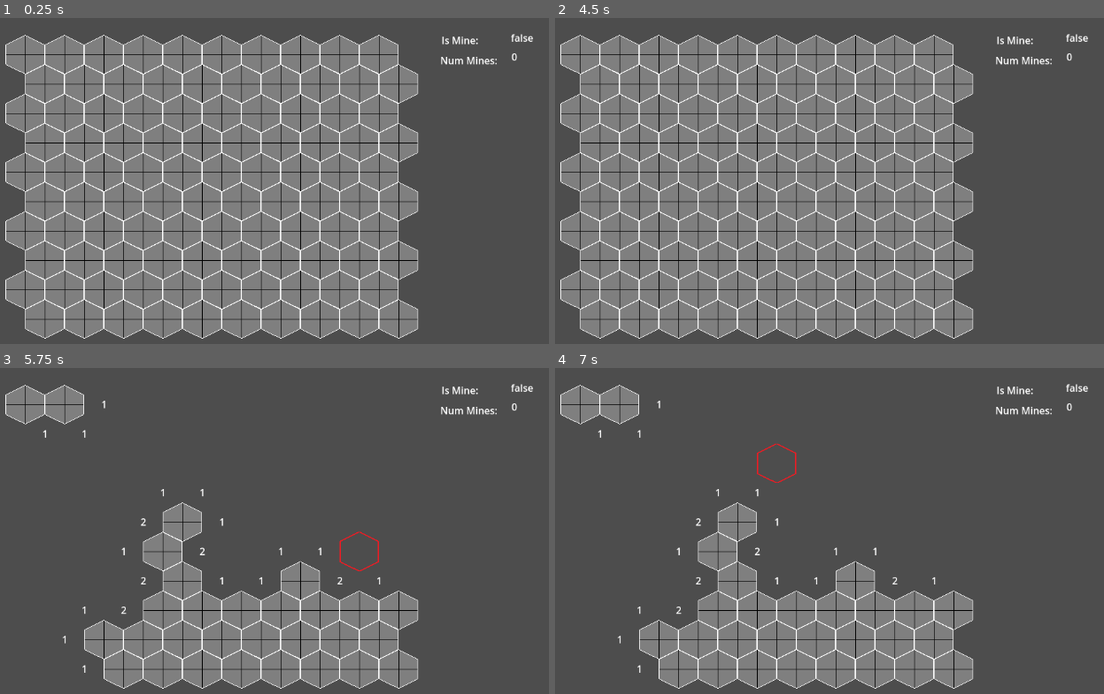
Above: before the commit, frames 1-4 (two rows, left to right).
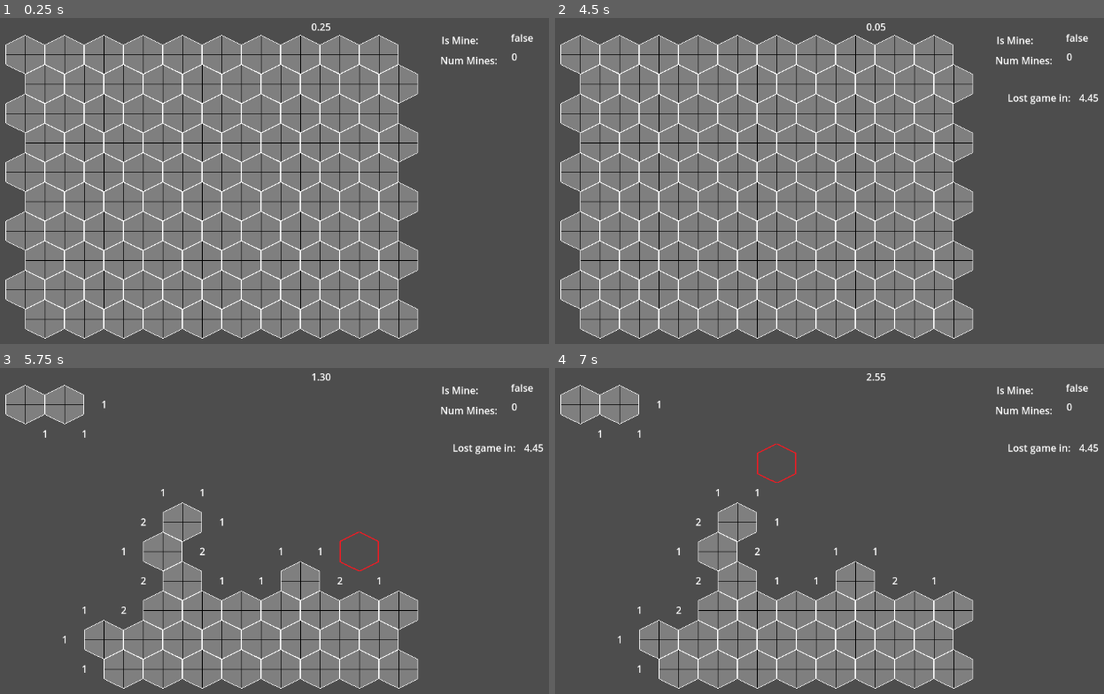
Above: after the commit, the same moments.

Repository: pmdwyer/hexmines
Game: Godot game, scene res://main_game.tscn
The game is run twice, just before and just after one commit, with the same random seed, the same clock (stepped at 60 frames per second) and the same inputs.
Inputs (mouse positions are in pixels of both pictures, inside the frame that each line leads up to):
- Up to frame 1 (0.25 s): no input
- Up to frame 2 (4.5 s): tap Enter at 0.5, 2, 3.5 s; move the mouse to (1049, 194) at 0.52 s; click (1049, 194) at 0.67 s; tap Space at 1.25, 2.75, 4.25 s; move the mouse to (752, 233) at 1.27 s; click (752, 233) at 1.42 s; move the mouse to (966, 125) at 2.02 s; click (966, 125) at 2.17 s; move the mouse to (856, 291) at 2.77 s; click (856, 291) at 2.92 s; move the mouse to (outside the picture) at 3.52 s; click (outside the picture) at 3.67 s; move the mouse to (681, 154) at 4.27 s; click (681, 154) at 4.42 s
- Up to frame 3 (5.75 s): move the mouse to (373, 563) at 5.02 s; click (373, 563) at 5.17 s
- Up to frame 4 (7 s): move the mouse to (791, 465) at 5.77 s; click (791, 465) at 5.92 s; move the mouse to (1049, 544) at 6.52 s; click (1049, 544) at 6.67 s

The runs differ from the first frame. In frame 1, less than 0.1% of the frame differs, in the area x 56-61%, y 1-5%; in frame 2, 0.2%, in the area x 56-100%, y 1-27%; in frame 3, 0.2%; in frame 4, 0.2%.

Commit message:
Add basic time tracking

Diff:
--- a/main_game.gd
+++ b/main_game.gd
@@ -3,6 +3,7 @@
 
 var grid_scene: PackedScene = preload("res://grid/grid.tscn")
 var _grid
+var _total_time: float = 0.0
 
 
 func _ready():
@@ -11,13 +12,22 @@
 
 
 func _process(delta):
+	_total_time += delta
+	%TimeLabel.text = "%.2f" % _total_time
 	if _grid.game_over():
+		var completed_time = ""
+		if _grid.hit_mine:
+			completed_time = "Lost game in:\t%.2f\n" % _total_time
+		else:
+			completed_time = "Won game in:\t%.2f\n" % _total_time
+		%CompletedTimesList.append_text(completed_time)
 		remove_child(_grid)
 		_create_grid()
 		add_child(_grid)
 
 
 func _create_grid():
+	_total_time = 0.0
 	_grid = grid_scene.instantiate()
 	_grid.width = 20
 	_grid.height = 5
--- a/main_game.tscn
+++ b/main_game.tscn
@@ -4,3 +4,19 @@
 
 [node name="main_game" type="Node2D"]
 script = ExtResource("1_53yo6")
+
+[node name="TimeLabel" type="RichTextLabel" parent="."]
+unique_name_in_owner = true
+offset_left = 530.0
+offset_top = 7.0
+offset_right = 619.0
+offset_bottom = 32.0
+text = "110000.00"
+metadata/_edit_group_ = true
+
+[node name="CompletedTimesList" type="RichTextLabel" parent="."]
+unique_name_in_owner = true
+offset_left = 760.0
+offset_top = 123.0
+offset_right = 1153.0
+offset_bottom = 646.0
